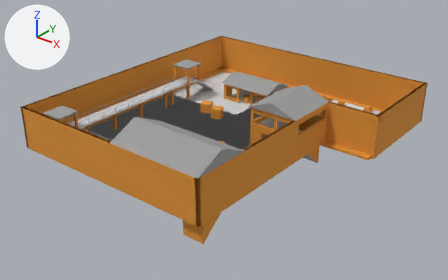
One commit to the glTF model visual/arena_map.glb: the scene before it, then after it.
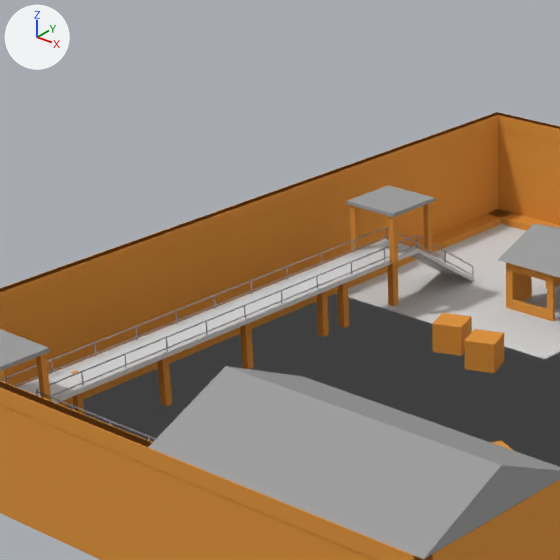
Each version is shown whole from a 50 mm camera at (70.3, -81.9, 50.4) aimed at (4.8, 0.0, -0.4), then close up on the part from 14% to 54% of the width and 0% to 64% of the height. Arrows for +X, +Y and +Z are at upper left; the lights stay in place. The older version's two pictures come first. Where no turn or scale is listed for an object, it has been applied to the vertices.

In view in the first close-up: 'ETrim_bot', 'EWall_bot_S', 'Floor_main', 'Floor_main.001', 'NWall', 'SE_roof', 'STrim', 'SWall', 'StepW', 'WTrim', 'WWall', 'Walk_W_floor', 'Walk_col_W_-1', 'Walk_col_W_-15', 'Walk_col_W_-22', 'Walk_col_W_-8', 'Walk_col_W_11', 'Walk_col_W_6' and 29 more.
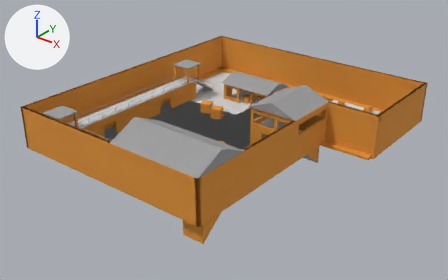
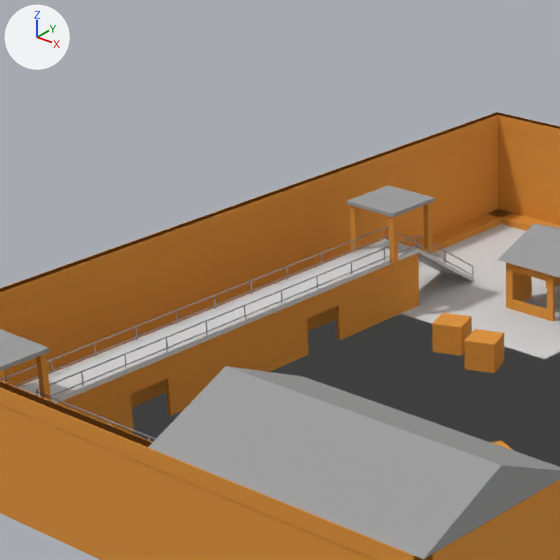
Commit message: feat(02-02): west walkway corridor with doorway entrances

What differs and where, as boxes [x1, y1, x2, y2] in the close-ups (560 x 560 px):
'Corr_wall_E_sec2', added (orange)
    after: [165, 300, 309, 416]
'Corr_wall_E_sec3', added (orange)
    after: [336, 253, 419, 340]
'Corr_wall_E_sec1', added (orange)
    after: [57, 374, 134, 433]
'Corr_wall_W', added (mostly hidden)
    after: [130, 307, 336, 408]
'Corr_wall_E_lintel1', added (orange)
    after: [128, 358, 168, 394]
'Corr_wall_E_lintel2', added (orange)
    after: [306, 286, 339, 319]
'Walk_col_W_-15', deleted (orange)
    before: [157, 357, 172, 406]
'Walk_col_W_-8', deleted (orange)
    before: [240, 323, 254, 369]
'Walk_col_W_-1', deleted (orange)
    before: [316, 291, 329, 337]
'Walk_col_W_6', deleted (orange)
    before: [337, 282, 349, 328]
'Walk_col_W_11', deleted (orange)
    before: [387, 263, 399, 306]
'Walk_col_W_-22', deleted
    before: [70, 370, 84, 414]
'StepW', unchanged, covered by the edit
    before: [57, 209, 512, 407]
    after: [409, 209, 512, 254]

The change in detail:
Mesh me_corr_wall_e_sec3 is new.
It is a box spanning x -12.75..-12.5, y 4.0..12.0, z 0.0..3.85.
It uses material mat_o (orange #e09335).
Mesh me_corr_wall_e_lintel2 is new.
It is a box spanning x -12.75..-12.5, y 1.0..4.0, z 2.5..3.85.
It uses material mat_o (orange #e09335).
Mesh me_corr_wall_e_sec2 is new.
It is a box spanning x -12.75..-12.5, y -11.0..1.0, z 0.0..3.85.
It uses material mat_o (orange #e09335).
Mesh me_corr_wall_e_lintel1 is new.
It is a box spanning x -12.75..-12.5, y -14.0..-11.0, z 2.5..3.85.
It uses material mat_o (orange #e09335).
Mesh me_corr_wall_e_sec1 is new.
It is a box spanning x -12.75..-12.5, y -20.5..-14.0, z 0.0..3.85.
It uses material mat_o (orange #e09335).
Mesh me_corr_wall_w is new.
It is a box spanning x -15.5..-15.2, y -20.5..12.0, z 0.0..3.8.
It uses material mat_o (orange #e09335).
Object 'Walk_col_W_-15' (ob_walk_col_w__15) is deleted.
Object 'Walk_col_W_-8' (ob_walk_col_w__8) is deleted.
Object 'Walk_col_W_-1' (ob_walk_col_w__1) is deleted.
Object 'Walk_col_W_6' (ob_walk_col_w_6) is deleted.
Object 'Walk_col_W_11' (ob_walk_col_w_11) is deleted.
Object 'Walk_col_W_-22' (ob_walk_col_w__22) is deleted.
Object 'Corr_wall_E_sec3' (ob_corr_wall_e_sec3) is new; it shows me_corr_wall_e_sec3.
Its location is (0.0, 0.0, 0.0).
Object 'Corr_wall_E_lintel2' (ob_corr_wall_e_lintel2) is new; it shows me_corr_wall_e_lintel2.
Its location is (0.0, 0.0, 0.0).
Object 'Corr_wall_E_sec2' (ob_corr_wall_e_sec2) is new; it shows me_corr_wall_e_sec2.
Its location is (0.0, 0.0, 0.0).
Object 'Corr_wall_E_lintel1' (ob_corr_wall_e_lintel1) is new; it shows me_corr_wall_e_lintel1.
Its location is (0.0, 0.0, 0.0).
Object 'Corr_wall_E_sec1' (ob_corr_wall_e_sec1) is new; it shows me_corr_wall_e_sec1.
Its location is (0.0, 0.0, 0.0).
Object 'Corr_wall_W' (ob_corr_wall_w) is new; it shows me_corr_wall_w.
Its location is (0.0, 0.0, 0.0).
